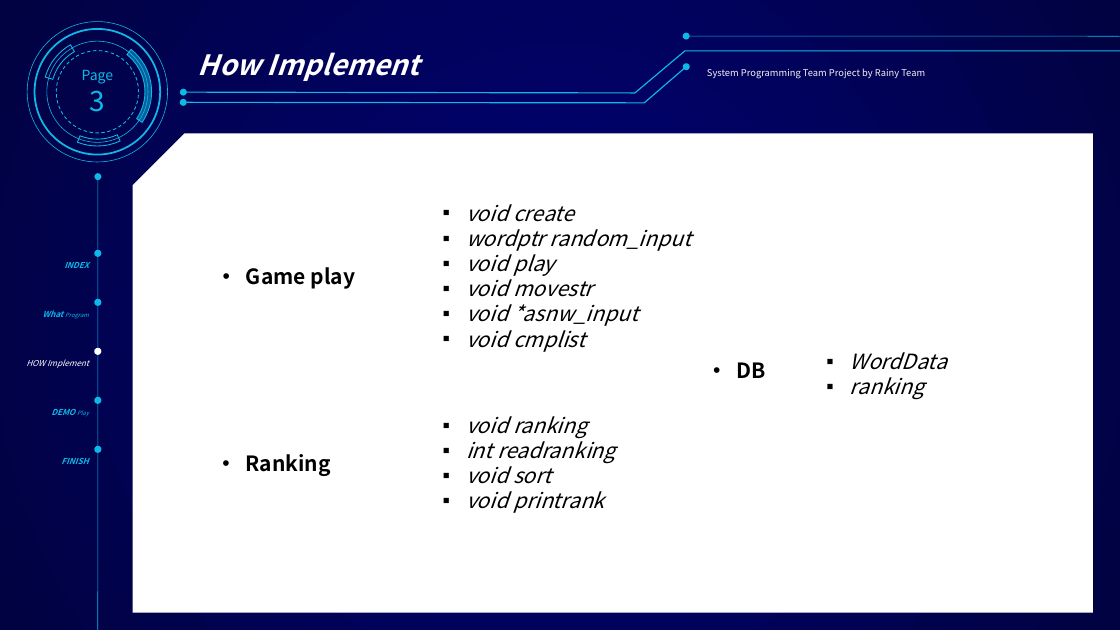
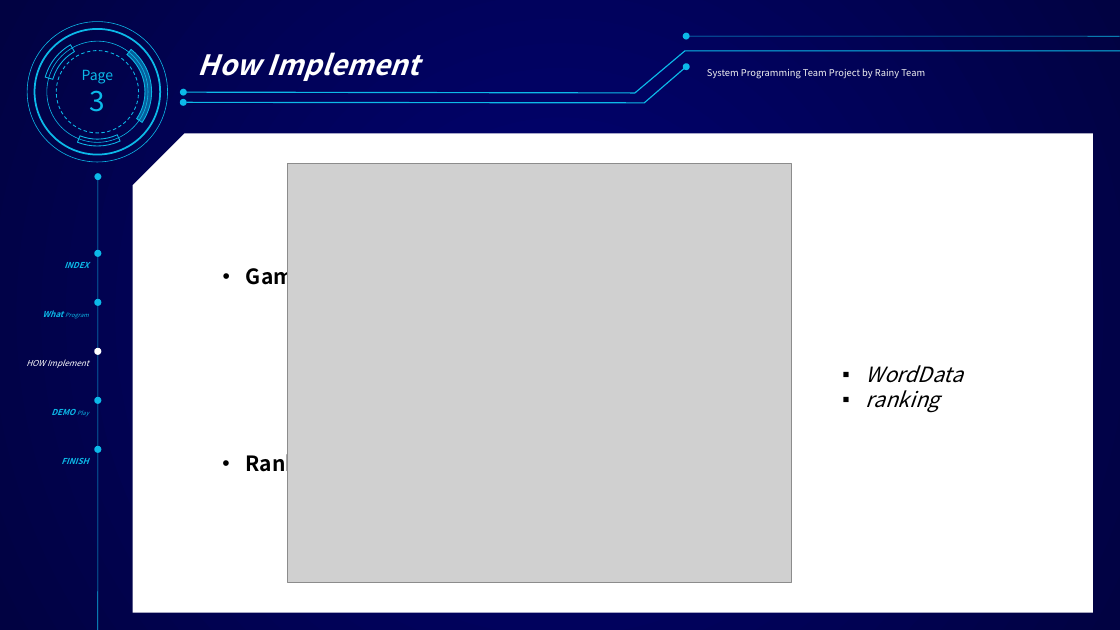
Before and after one commit to HYUCKJIN/SysProgTeamProject, a slide deck: slide 5 of 발표자료ver3.pptx. Drawn at 1120x630 pixels with LibreOffice and Linux fonts; fonts in the diff are those of the drawing; grey boxes stand for pictures. Boxes give left, top, right and bottom in pixels: in the first picture for what was removed or moved away, otherwise in the second. Text is boxed around its words. In the diff, an @@ line names an element or a change of style, - is before the commit and + after.

```diff
--- a/발표자료ver3.pptx
+++ b/발표자료ver3.pptx
@@ picture added at (x1=287, y1=164, x2=792, y2=582) @@
@@ text removed at (x1=466, y1=204, x2=691, y2=352) @@
-▪ void create
-▪ wordptr random_input
-▪ void play
-▪ void movestr
-▪ void *asnw_input
-▪ void cmplist
@@ text "WordData" moved from (x1=850, y1=352, x2=947, y2=400) to (x1=866, y1=365, x2=963, y2=413) @@
@@ text removed at (x1=736, y1=362, x2=765, y2=378) @@
-• DB
@@ text removed at (x1=466, y1=416, x2=615, y2=513) @@
-▪ void ranking
-▪ int readranking
-▪ void sort
-▪ void printrank
```
Also in this commit, not shown: 2 other slides changed.
